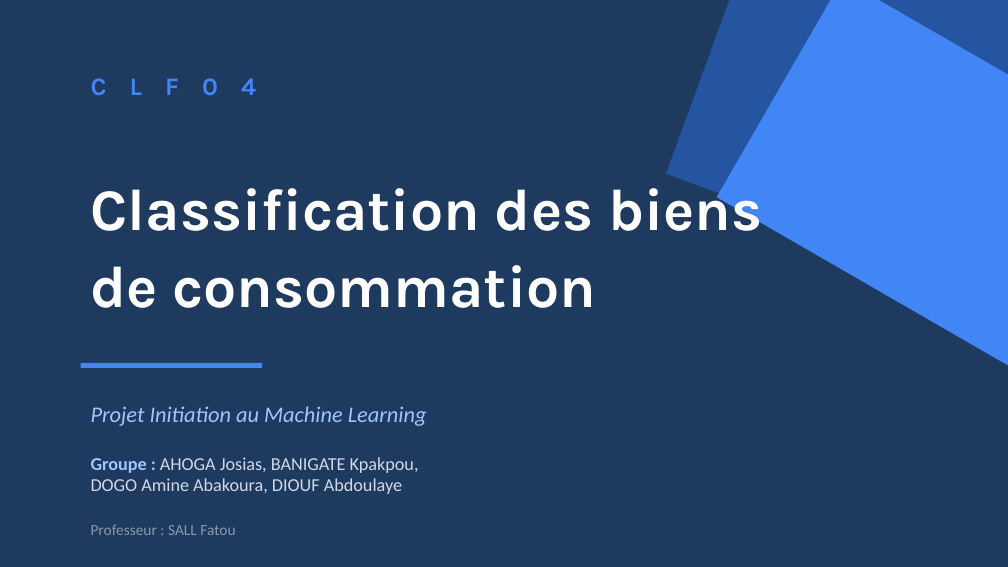
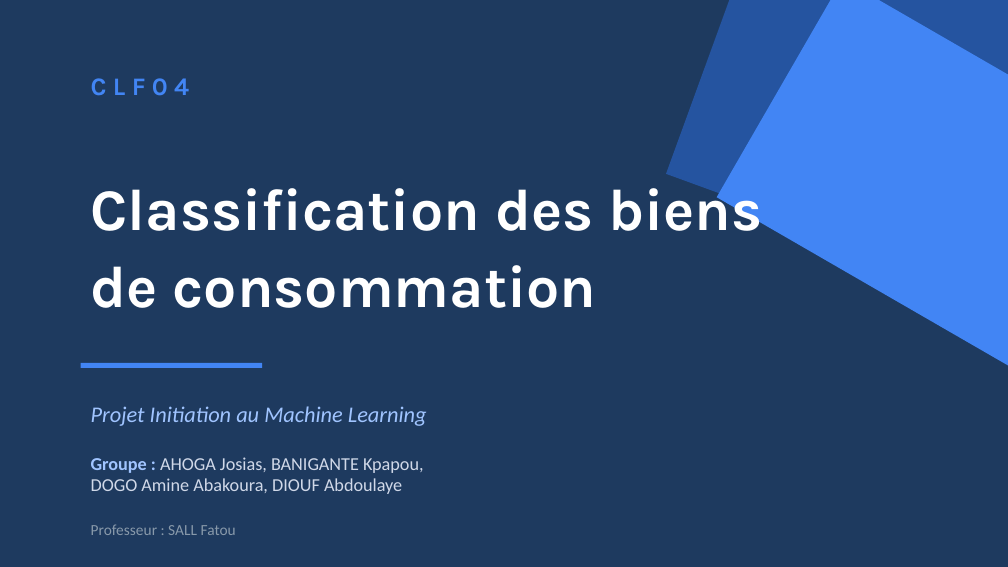
Before and after one commit to firminApp/projet_ml_dit_classification_des_bien, a slide deck: slide 1 of presentation_Groupe4_clf04.pptx. Drawn at 1008x567 pixels with LibreOffice and Linux fonts; fonts in the diff are those of the drawing. Boxes give left, top, right and bottom in pixels: in the first picture for what was removed or moved away, otherwise in the second. Text is boxed around its words. In the diff, an @@ line names an element or a change of style, - is before the commit and + after.

```diff
--- a/presentation_Groupe4_clf04.pptx
+++ b/presentation_Groupe4_clf04.pptx
@@ text "C L F 0 4" at box(91, 78, 189, 96): letter spacing 6 to 0 pt @@
@@ text at box(91, 457, 424, 473): text changed @@
-Groupe : AHOGA Josias, BANIGATE Kpakpou,
+Groupe : AHOGA Josias, BANIGANTE Kpapou,
```
Also in this commit, not shown: 5 other slides changed.
